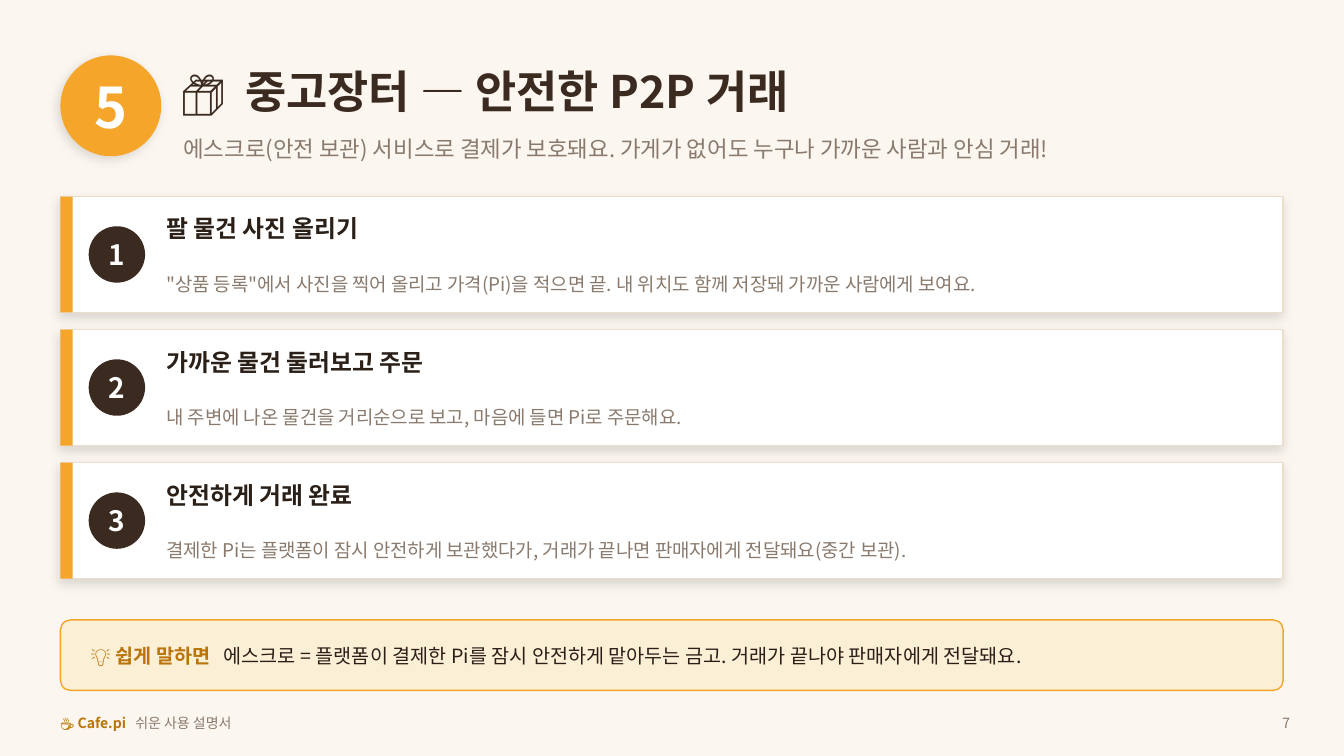
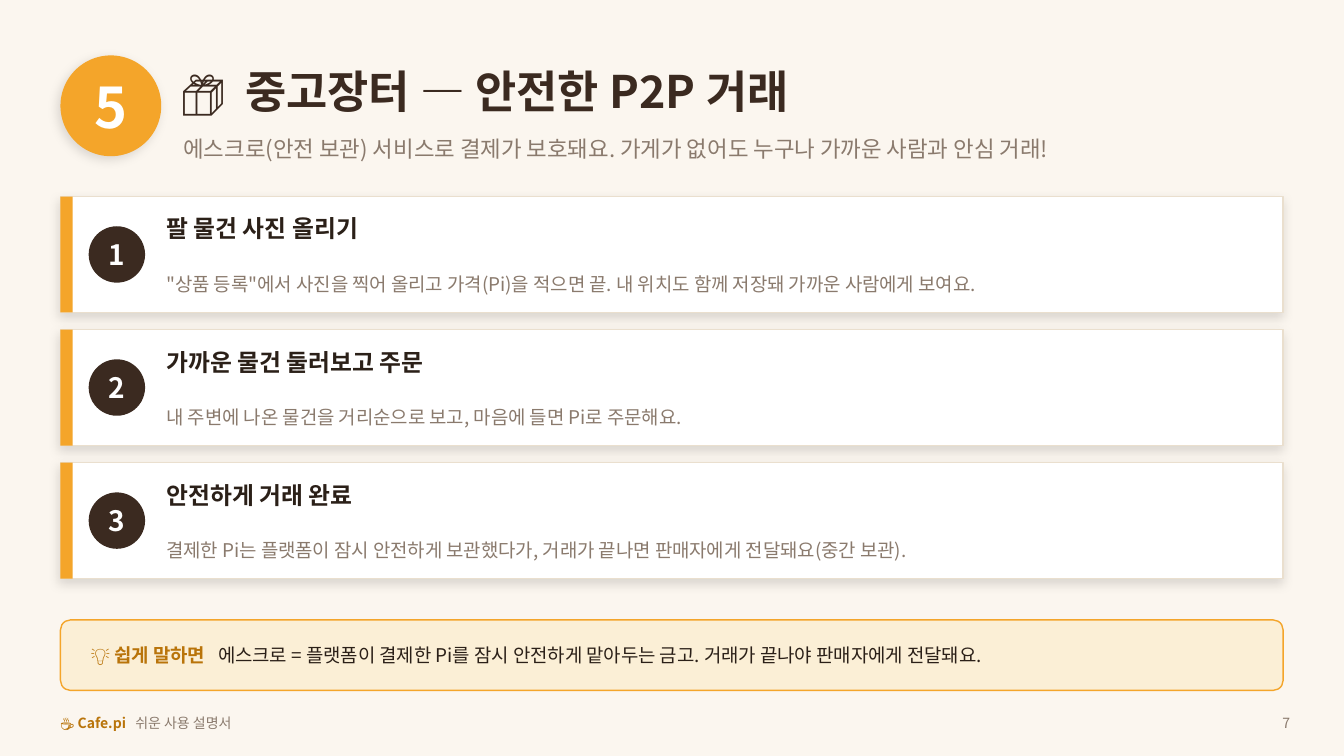
Before and after one commit to anakinwon/loginpi, a slide deck: slide 7 of docs/Cafe.pi_쉬운_사용자매뉴얼.pptx. Drawn at 1344x756 pixels with LibreOffice and Linux fonts; fonts in the diff are those of the drawing. Boxes give left, top, right and bottom in pixels: in the first picture for what was removed or moved away, otherwise in the second. Text is boxed around its words. In the diff, an @@ line names an element or a change of style, - is before the commit and + after.

```diff
--- a/docs/Cafe.pi_쉬운_사용자매뉴얼.pptx
+++ b/docs/Cafe.pi_쉬운_사용자매뉴얼.pptx
@@ text "💡 쉽게 말하면 에스크로 = ..." at (114, 646, 982, 664): size 14 to 13.5 pt @@
```
Also in this commit, not shown: 6 other slides changed.
